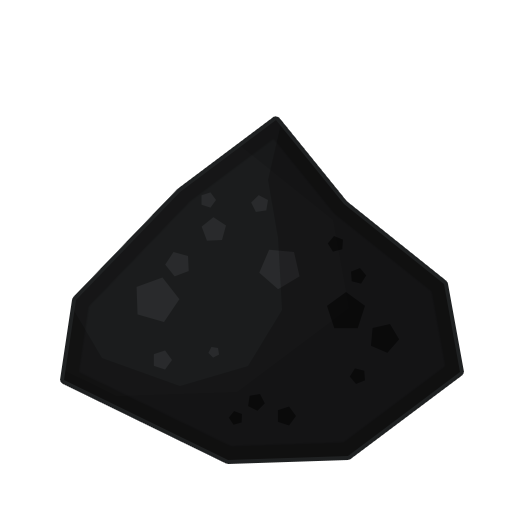
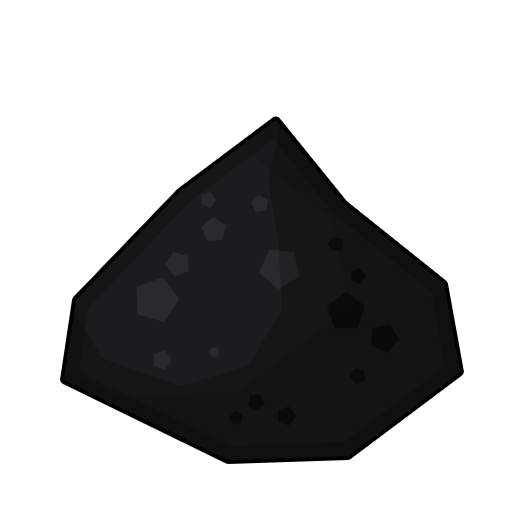
Layers edited between the first and the second (512, 512) image:
pixels changed over [60, 116, 464, 464] (layer not identified)
